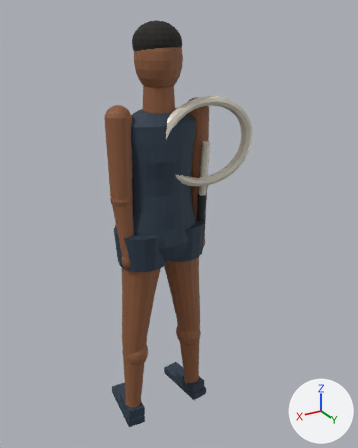
Renders of the Blender file games/tennis/bodies/dmitri.blend from each side of a commit.
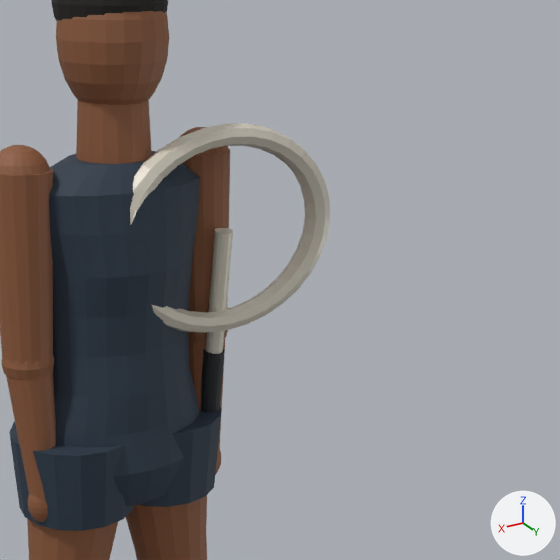
Old and new are each drawn whole from a camera (50 mm lens) standing at (0.986, 1.802, 1.912) and looking at (-0.123, -0.046, 0.988) and again close up on the part from 31% to 98% of the width and 9% to 64% of the height. Every picture has the same lights, and +X, +Y and +Z are marked at lower right. The first two pictures are the older version.

Objects in the first close-up: 'dmitri'.
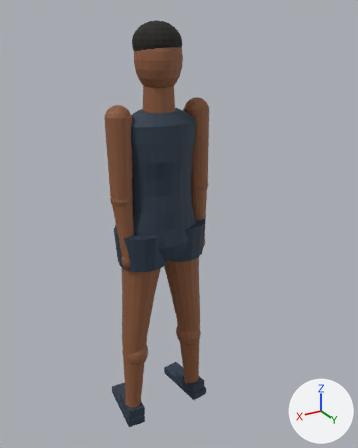
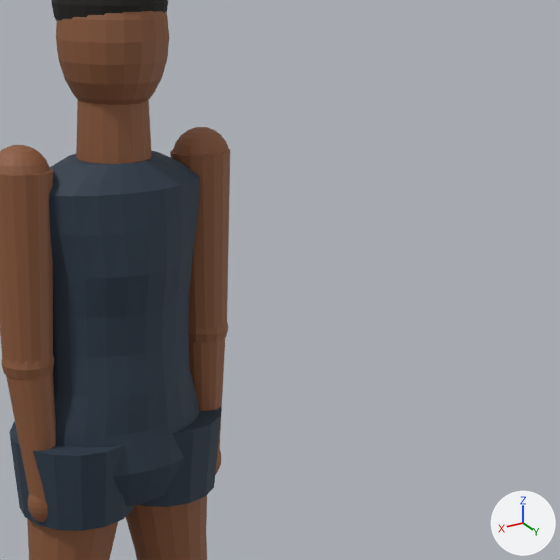
The change, as JSON lines over the scene's bpy script:
```json
{"block": "me_sphere", "where": "# used by ob_dmitri; location = (0.0, 0.0, 1.739)"}
{"op": "remove", "block": "me_sphere", "code": "me_sphere.from_pydata(...)  # 3596 vertices, 3532 faces; spans x -0.42..0.24, y -0.21..0.13, z -1.74..0.14"}
{"op": "add", "block": "me_sphere", "code": "me_sphere.from_pydata(...)  # 3276 vertices, 3240 faces; spans x -0.24..0.24, y -0.21..0.13, z -1.74..0.14"}
{"block": "me_sphere", "change": "me_sphere part 1: the loose piece of 256 vertices spanning x -0.42..0.06, y 0.06..0.11, z -0.53..-0.15 is deleted"}
{"block": "me_sphere", "change": "me_sphere part 2: the loose piece of 32 vertices spanning x -0.2..-0.16, y 0.05..0.1, z -0.58..-0.34 is deleted"}
{"block": "me_sphere", "change": "me_sphere part 3: the loose piece of 32 vertices spanning x -0.2..-0.16, y 0.02..0.08, z -0.82..-0.58 is deleted"}
{"op": "remove", "block": "me_sphere", "code": "me_sphere.materials.append(mat_grip)  # black #22262a"}
{"op": "remove", "block": "me_sphere", "code": "me_sphere.materials.append(mat_racquet)  # pale yellow #d9d3c4"}
```

Boxes (x1, y1, x2, y2) around the edits, measured in the close-ups (560 x 560 px):
```json
{"object": "dmitri", "change": "reshaped", "before": [0, 0, 330, 560], "after": [0, 0, 230, 560]}
{"part": 1, "of": "me_sphere", "change": "deleted", "before": [130, 124, 330, 333], "on screen": "pale yellow"}
{"part": 2, "of": "me_sphere", "change": "deleted", "before": [206, 228, 233, 354], "on screen": "pale yellow"}
{"part": 3, "of": "me_sphere", "change": "deleted", "before": [201, 349, 225, 413], "on screen": "black"}
```
